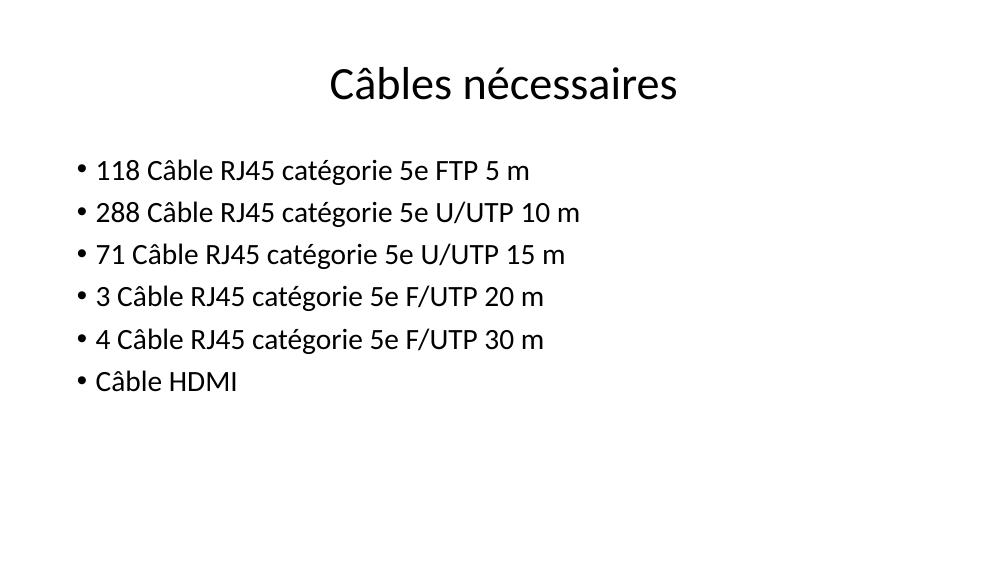
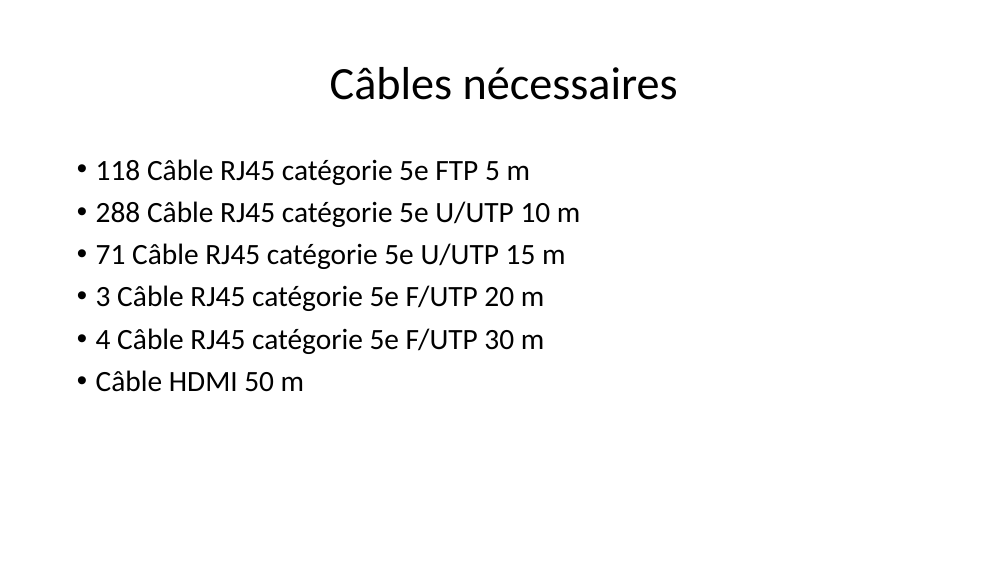
Before and after one commit to Exia-Jellyfish/UE-2-Ces-Esport-GRP1, a slide deck: slide 4 of Projet_Réseau/Projet 2.pptx. Drawn at 1008x567 pixels with LibreOffice and Linux fonts; fonts in the diff are those of the drawing. Boxes give left, top, right and bottom in pixels: in the first picture for what was removed or moved away, otherwise in the second. Text is boxed around its words. In the diff, an @@ line names an element or a change of style, - is before the commit and + after.

```diff
--- a/Projet_Réseau/Projet 2.pptx
+++ b/Projet_Réseau/Projet 2.pptx
@@ text at box(96, 370, 304, 392): text changed @@
-• Câble HDMI
+• Câble HDMI 50 m
```
Also in this commit, not shown: 2 other slides changed, 2 slides added, 1 slide removed, 1 other file.
